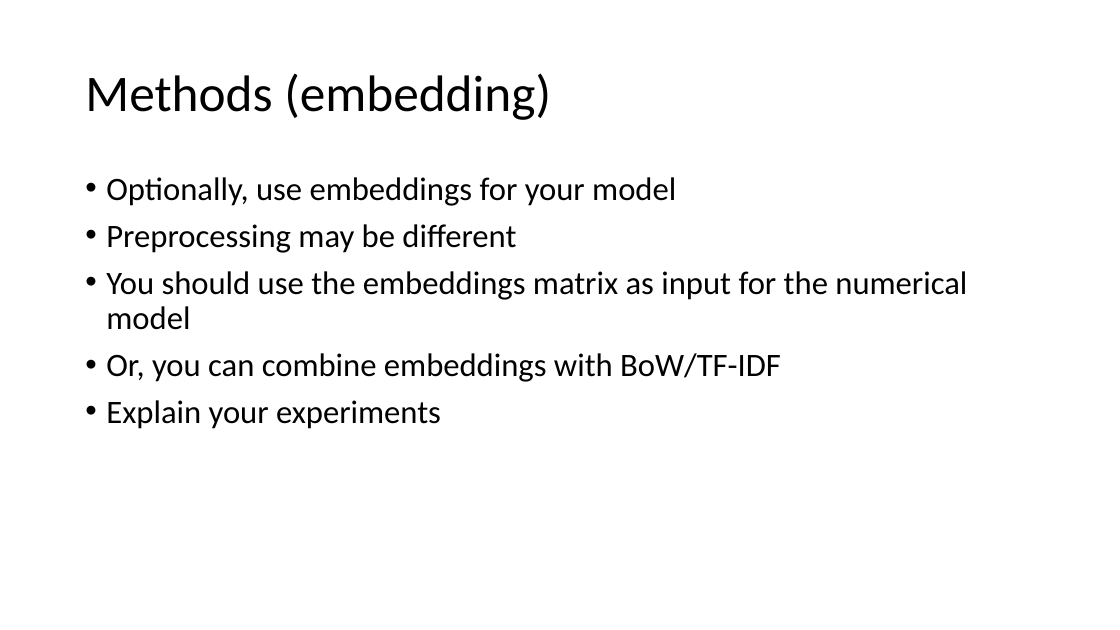
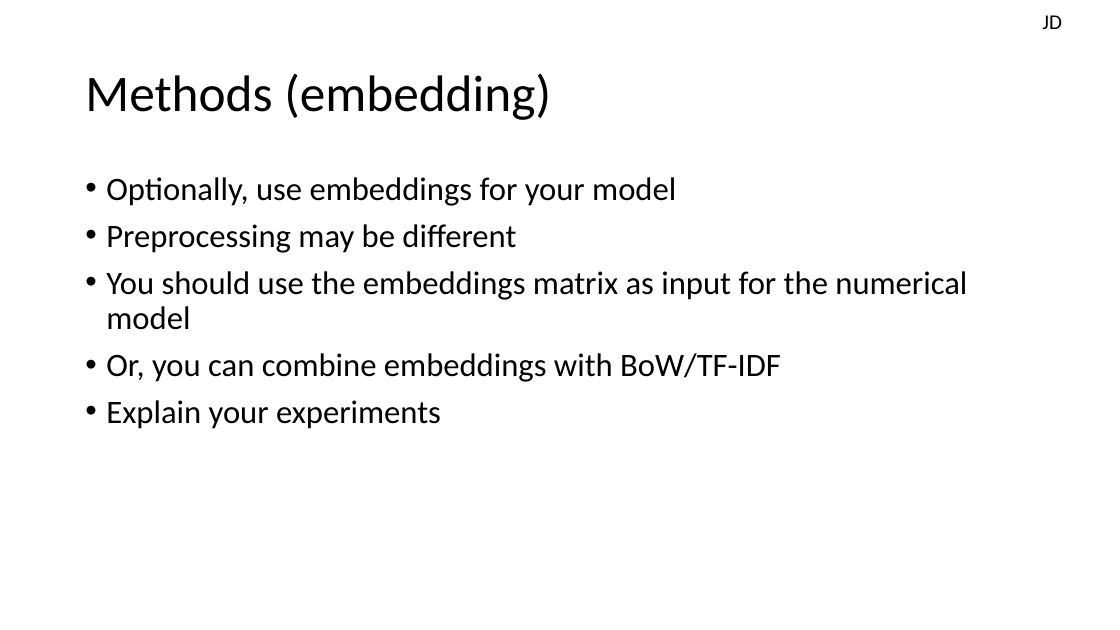
Before and after one commit to JeanDenisD/project-nlp-challenge, a slide deck: slide 4 of g2_presentation.pptx. Drawn at 1120x630 pixels with LibreOffice and Linux fonts; fonts in the diff are those of the drawing. Boxes give left, top, right and bottom in pixels: in the first picture for what was removed or moved away, otherwise in the second. Text is boxed around its words. In the diff, an @@ line names an element or a change of style, - is before the commit and + after.

```diff
--- a/g2_presentation.pptx
+++ b/g2_presentation.pptx
@@ text added at [1042, 15, 1062, 29], 18 pt, text #000000 @@
+JD
```
Also in this commit, not shown: 4 other slides changed, 7 other files.
